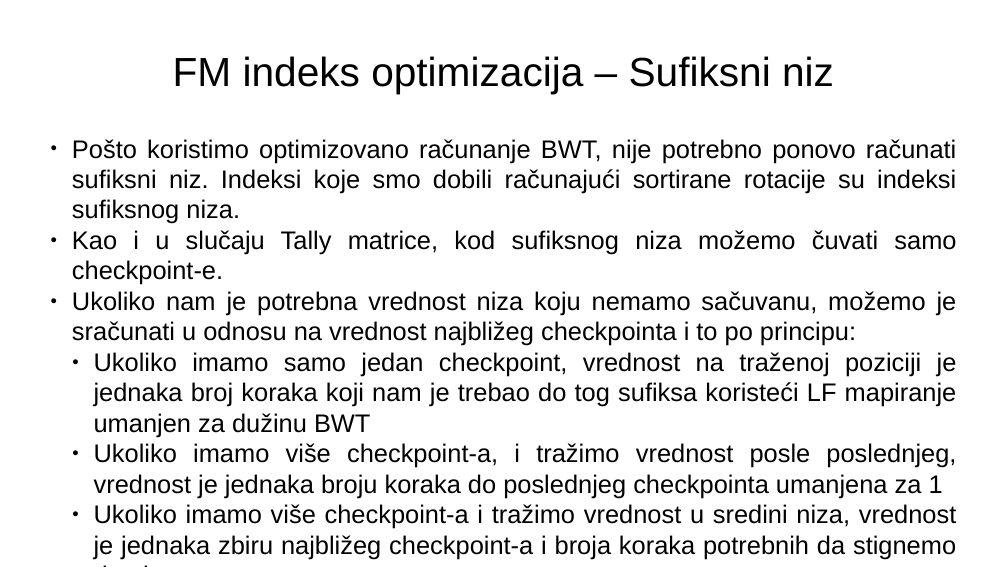
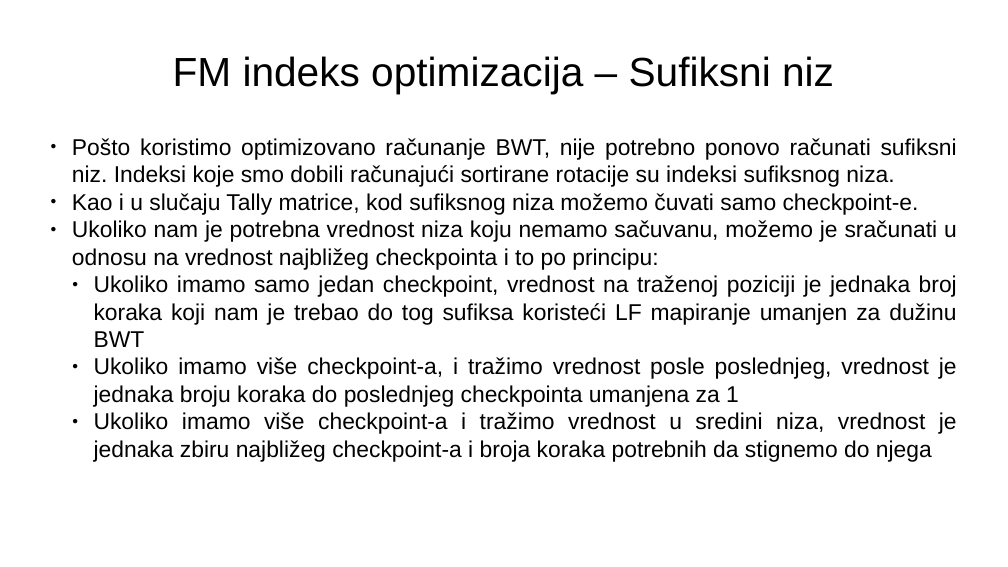
Before and after one commit to MalovicAleksandar/gi2022-ma213375m-projzad4, a slide deck: slide 20 of prezentacija.pptx (slide 25 before the commit). Drawn at 1008x567 pixels with LibreOffice and Linux fonts; fonts in the diff are those of the drawing. Boxes give left, top, right and bottom in pixels: in the first picture for what was removed or moved away, otherwise in the second. Text is boxed around its words. In the diff, an @@ line names an element or a change of style, - is before the commit and + after.

```diff
--- a/prezentacija.pptx
+++ b/prezentacija.pptx
@@ text "Pošto koristimo optimizovano računanje BWT, ..." at <box>72,138,957,462</box>: size 20 to 18 pt @@
```
Also in this commit, not shown: 3 other slides changed, 6 slides removed, 1 other file.
